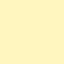
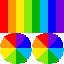
Two versions of the same layered image (w=64, h=64). Layer-by-layer changes:
"colors": opacity 50% → 100%, painted on it over <box>0,0,64,64</box>
showed "orb_of_light_ray_of_light.png" over <box>0,0,64,64</box>
